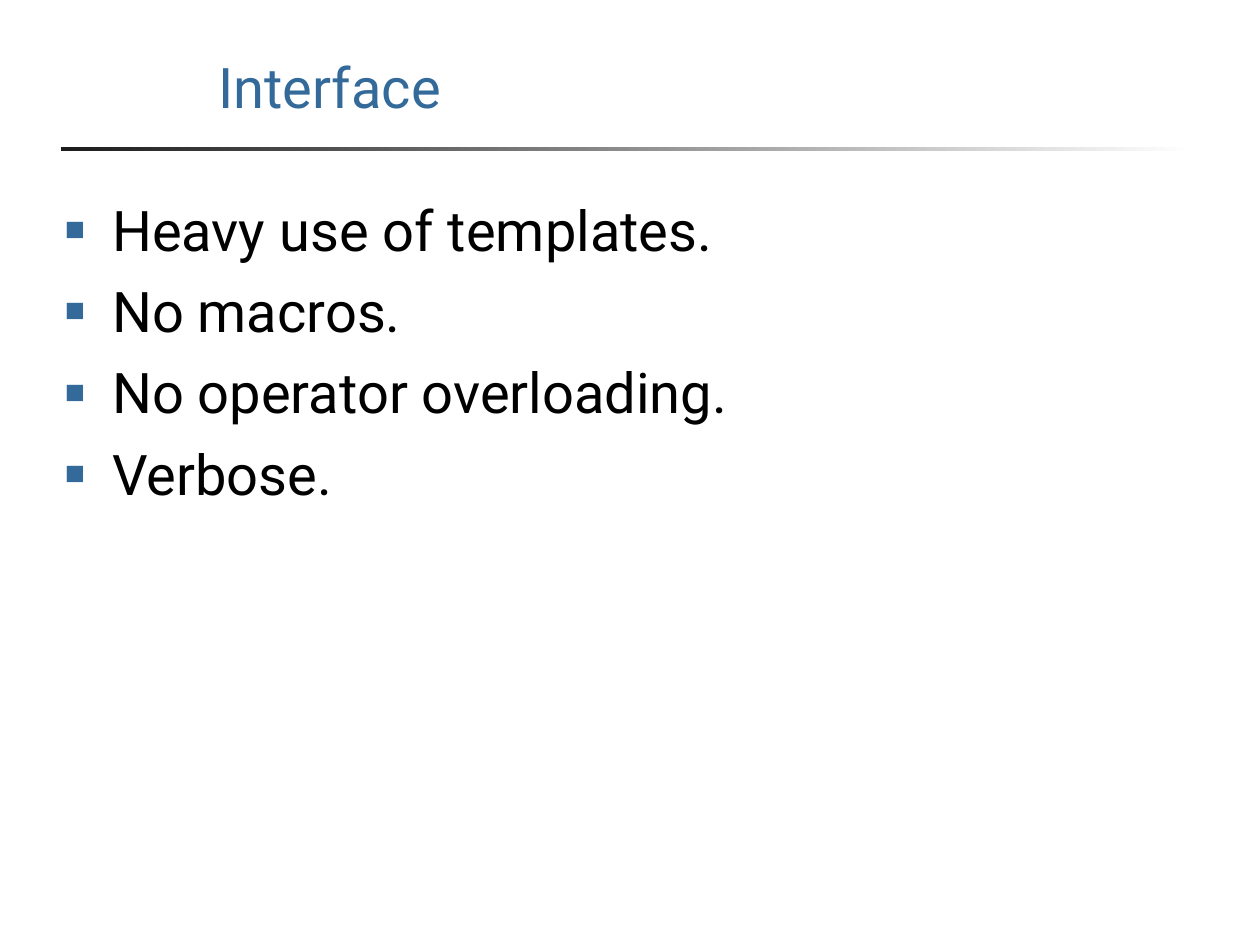
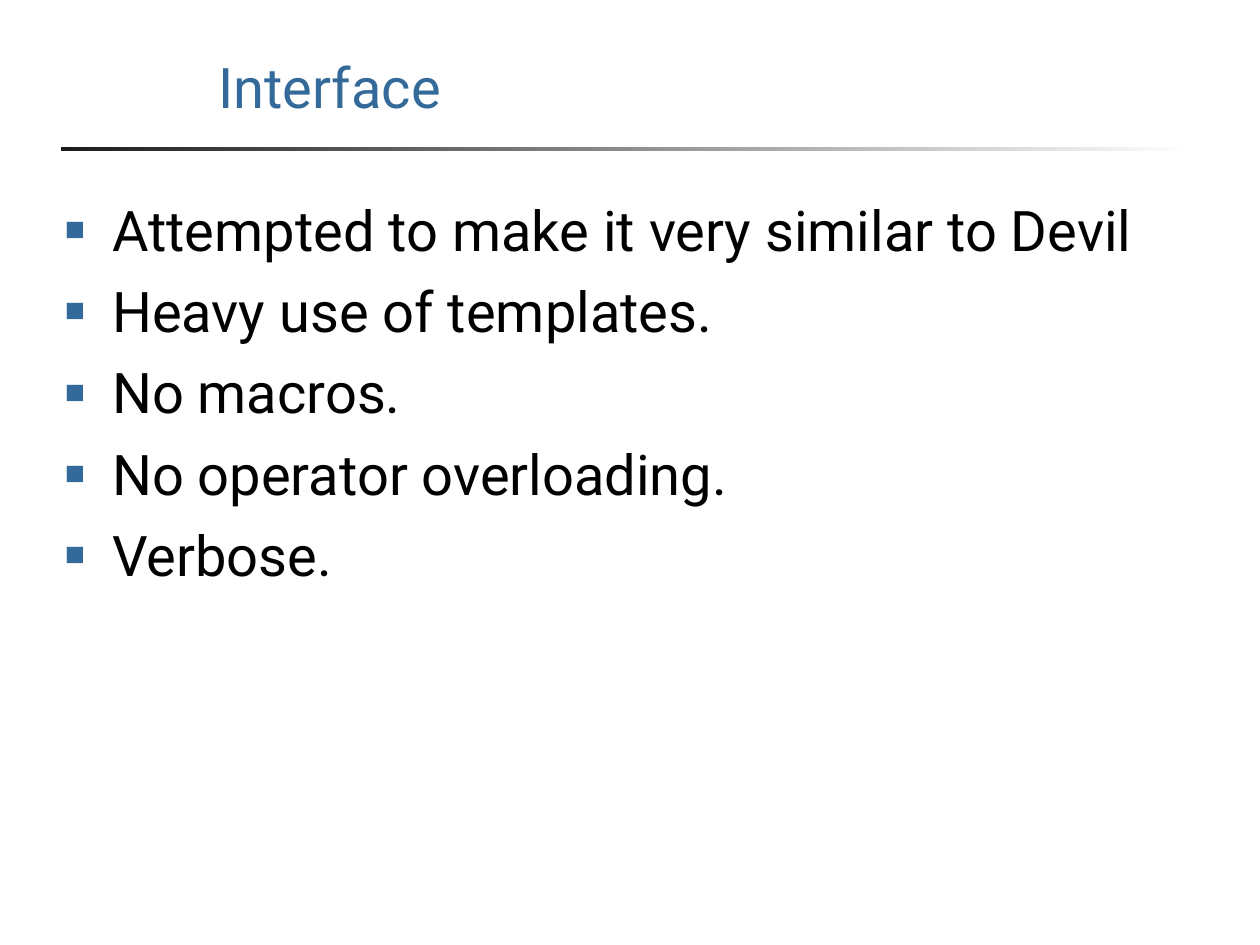
Before and after one commit to ryanofsky/device, a slide deck: slide 7 of report/slides.ppt. Drawn at 1260x945 pixels with LibreOffice and Linux fonts; fonts in the diff are those of the drawing; background and template pictures are left out. Boxes give left, top, right and bottom in pixels: in the first picture for what was removed or moved away, otherwise in the second. Text is boxed around its words. In the diff, an @@ line names an element or a change of style, - is before the commit and + after.

Commit message:
minor changes to first two "Interface" slides

```diff
--- a/report/slides.ppt
+++ b/report/slides.ppt
@@ text at (x1=112, y1=209, x2=1131, y2=263): paragraph added @@
+■ Attempted to make it very similar to Devil
```
Also in this commit, not shown: 1 other slide changed.
